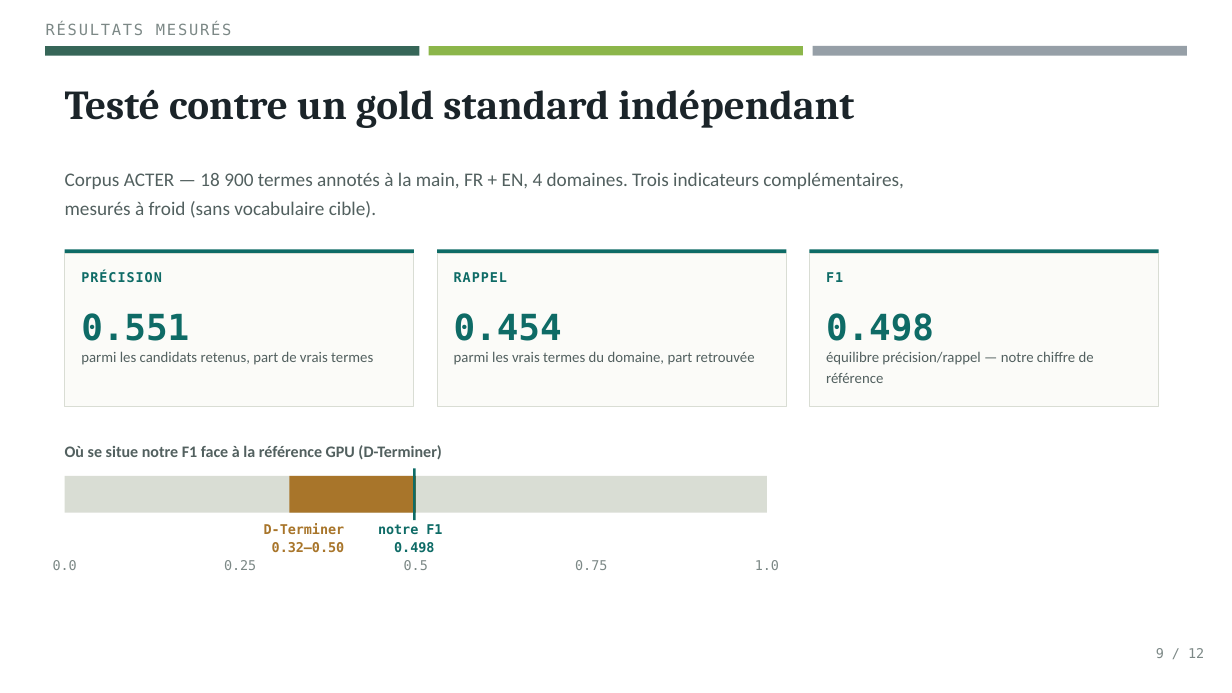
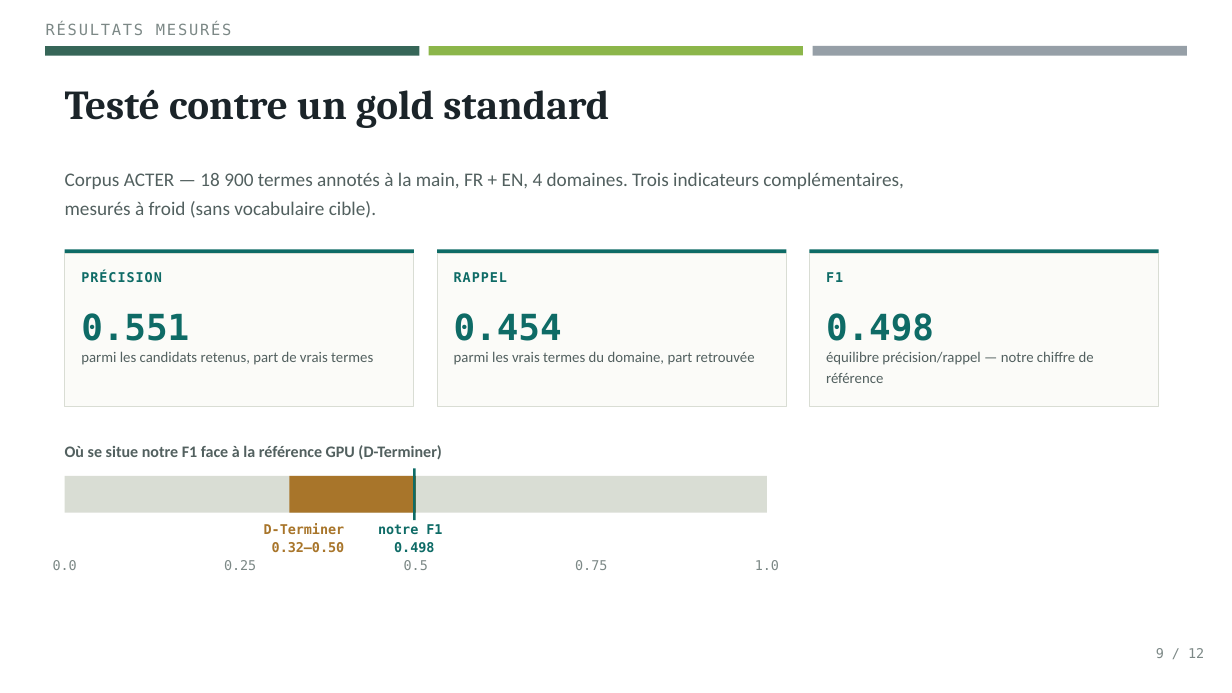
Before and after one commit to stephane54/loterre-annotate, a slide deck: slide 8 of docs/Extraction_terminologique_v2.pptx. Drawn at 1232x693 pixels with LibreOffice and Linux fonts; fonts in the diff are those of the drawing. Boxes give left, top, right and bottom in pixels: in the first picture for what was removed or moved away, otherwise in the second. Text is boxed around its words. In the diff, an @@ line names an element or a change of style, - is before the commit and + after.

```diff
--- a/docs/Extraction_terminologique_v2.pptx
+++ b/docs/Extraction_terminologique_v2.pptx
@@ text at [65, 89, 609, 128]: text changed @@
-Testé contre un gold standard indépendant
+Testé contre un gold standard
```
Also in this commit, not shown: 6 other slides changed, 2 slides removed, 14 other files.
